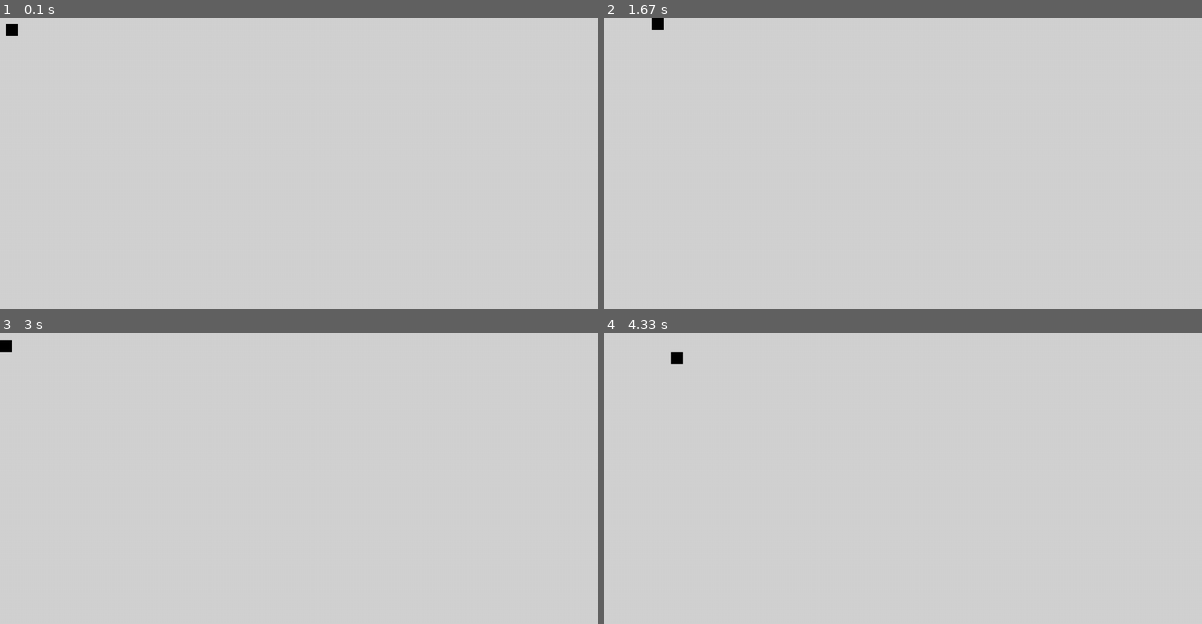
Above: before the commit, frames 1-4 (two rows, left to right).
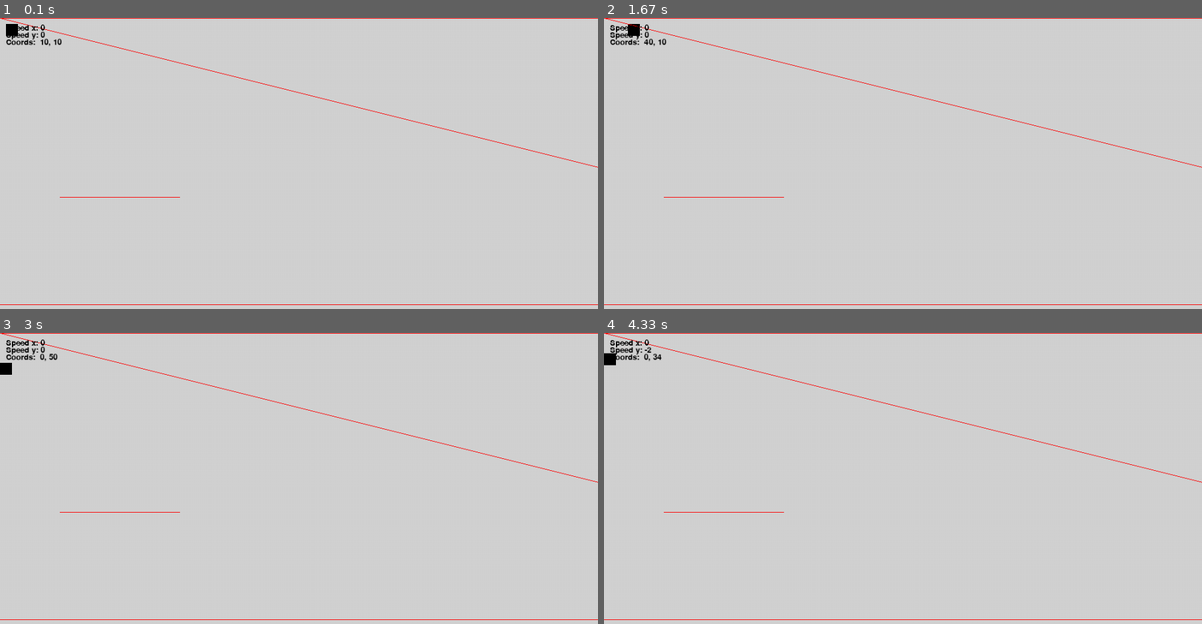
Above: after the commit, the same moments.

Repository: rjremillard/Coding-from-A-Level
Game: pygame game, started from _Pygame/Car_game.py
Same seed, same stepped clock (60 frames per second), same inputs: the game is played once before the commit and once after it.
Inputs:
- Up to frame 1 (0.1 s): no input
- Up to frame 2 (1.67 s): hold D 0.33-0.8 s; hold W 0.83-1.13 s
- Up to frame 3 (3 s): hold A 1.67-2.2 s; hold S 2.23-2.53 s; hold A 2.57-2.97 s
- Up to frame 4 (4.33 s): hold W 3-3.37 s; hold D 3.4-4.03 s; hold S from 4.07 s (still down)

The runs differ from the first frame. In frame 1, 1.1% of the frame differs, in the area x 0-100%, y 0-99%; in frame 2, 1.3%; in frame 3, 1.3%; in frame 4, 1.3%.

Commit message:
better boundaries

Diff:
--- a/_Pygame/Car_game.py
+++ b/_Pygame/Car_game.py
@@ -12,7 +12,6 @@
 
 # Imports
 import pygame
-import random
 import re
 import numpy
 
@@ -23,18 +22,26 @@
 BLACK = (0, 0, 0)
 WHITE = (255, 255, 255)
 GREY = (211, 211, 211)
+RED = (255, 0, 0)
+
+pygame.font.init()
+FONT = pygame.sysfont.SysFont("Comfortaa", 20)
 
 FPS = 60
 SIZE = (1000, 500)
+GAME_SIZE = (SIZE[0]-20, SIZE[1]-20)
 
 
 # Boundary class
 class Boundary:
-	def __init__(self, equation: str):
-		""":param equation: in form y < or > ax + b {c<x<d}, or x < or > ay  + b {c<y<d}"""
+	def __init__(self, equation: str, colour: Tuple[int, int, int] = RED):
+		""":param equation: in form y < or > ax + b {c<x<d}{e<y<f}, or x < or > ay  + b {c<x<d}{e<y<f}"""
 		equation = equation.replace(" ", "")
 
-		reMatch = re.match(r"^([xy])([<>])([+\-.\d]+)([xy])([+\-.\d]+){([+\-.\d]+)<\4<([+\-.\d]+)}$", equation)
+		reMatch = re.match(
+			r"^([xy])([<>])([+\-.\d]+)([xy])([+\-.\d]+){([+\-.\d]+)<x<([+\-.\d]+)}{([+\-.\d]+)<y<([+\-.\d]+)}$",
+			equation
+		)
 
 		if reMatch:
 			self.xy1 = reMatch.group(1)
@@ -42,19 +49,39 @@
 			self.a = float(reMatch.group(3))
 			self.xy2 = reMatch.group(4)
 			self.b = float(reMatch.group(5))
-			self.range = numpy.arange(float(reMatch.group(6)), float(reMatch.group(7)))
+			c = float(reMatch.group(6))
+			d = float(reMatch.group(7))
+			self.xRange = numpy.arange(c, d)
+			e = float(reMatch.group(8))
+			f = float(reMatch.group(9))
+			self.yRange = numpy.arange(e, f)
+
+			# For drawing the line
+			if self.xy1 == "y":
+				self.start = self.toInt((c, self.a * c + self.b))
+				self.end = self.toInt((d, self.a * d + self.b))
+			else:
+				self.start = self.toInt((self.a * c + self.b, c))
+				self.end = self.toInt((self.a * d + self.b, d))
+
+			self.colour = colour
 		else:
 			raise Exception("Incorrect Equation")
 
-	def inBound(self, x: int, y: int) -> bool:
-		if x in self.range and eval(f"{self.xy1} {self.sign} {(self.a * eval(self.xy2)) + self.b}"):
+	def inBound(self, x: float, y: float) -> bool:
+		"""Calculate if certain coordinates are bound by the inequality"""
+		if x in self.xRange and y in self.yRange and eval(f"{self.xy1} {self.sign} {(self.a * eval(self.xy2)) + self.b}"):
 			return True
 		return False
+
+	@staticmethod
+	def toInt(a: Tuple[float, ...]) -> Tuple[int, ...]:
+		return tuple(map(int, a))
 
 
 # Car class
 class Player:
-	def __init__(self, colour: Tuple[int, int, int] = BLACK, max_speed: int = 10):
+	def __init__(self, colour: Tuple[int, int, int] = BLACK):
 		self.speeds = [0, 0]
 		self.coords = [10, 10]
 		self.colour = colour
@@ -71,6 +98,7 @@
 				break
 		else:  # All is good
 			# Sort speeds
+
 			self.speeds[0] += change_x
 			self.speeds[1] += change_y
 
@@ -85,10 +113,12 @@
 
 # Game variables
 BOUNDARIES = [
-	Boundary("y < 0x + 0 {-10000<x<10000}"),  # Bottom
-	Boundary("y > 0x + %d {-10000<x<10000}" % SIZE[1]),  # Top
-	Boundary("x < 0y + 0 {-10000<y<10000}"),  # Left
-	Boundary("x > 0y + %d {-10000<y<10000}" % SIZE[0])  # Right
+	Boundary("y < 0x + 0 {-10000<x<10000}{-1000<y<0}"),  # Bottom
+	Boundary("y > 0x + %d {-10000<x<10000}{%d<y<%d}" % (GAME_SIZE[1], GAME_SIZE[1], GAME_SIZE[1]+1000)),  # Top
+	Boundary("x < 0y + 0 {-1000<x<0}{-10000<y<10000}"),  # Left
+	Boundary("x > 0y + %d {%d<x<%d}{-10000<y<10000}" % (GAME_SIZE[0], GAME_SIZE[0], GAME_SIZE[0]+1000)),  # Right
+	Boundary("y < .25x + 0 {-10000<x<10000}{-10000<y<10000}"),
+	Boundary("y < 0x + 300 {100<x<300}{100<y<300}")
 ]
 player = Player()
 
@@ -115,6 +145,19 @@
 	screen.fill(GREY)
 	pygame.draw.rect(screen, BLACK, (*player.coords, 20, 20))
 
+	# Draw boundaries
+	for bound in BOUNDARIES:
+		pygame.draw.line(screen, bound.colour, bound.start, bound.end)
+
+	# Helpful text
+	speedXText = FONT.render(f"Speed x: {player.speeds[0]}", 0, BLACK)
+	speedYText = FONT.render(f"Speed y: {-1*player.speeds[1]}", 1, BLACK)
+	coordsText = FONT.render(f"Coords:  {player.coords[0]}, {player.coords[1]}", 2, BLACK)
+
+	screen.blit(speedXText, (10, 10))
+	screen.blit(speedYText, (10, 22))
+	screen.blit(coordsText, (10, 34))
+
 	# Sort screen
 	pygame.display.flip()
 	clock.tick(FPS)
